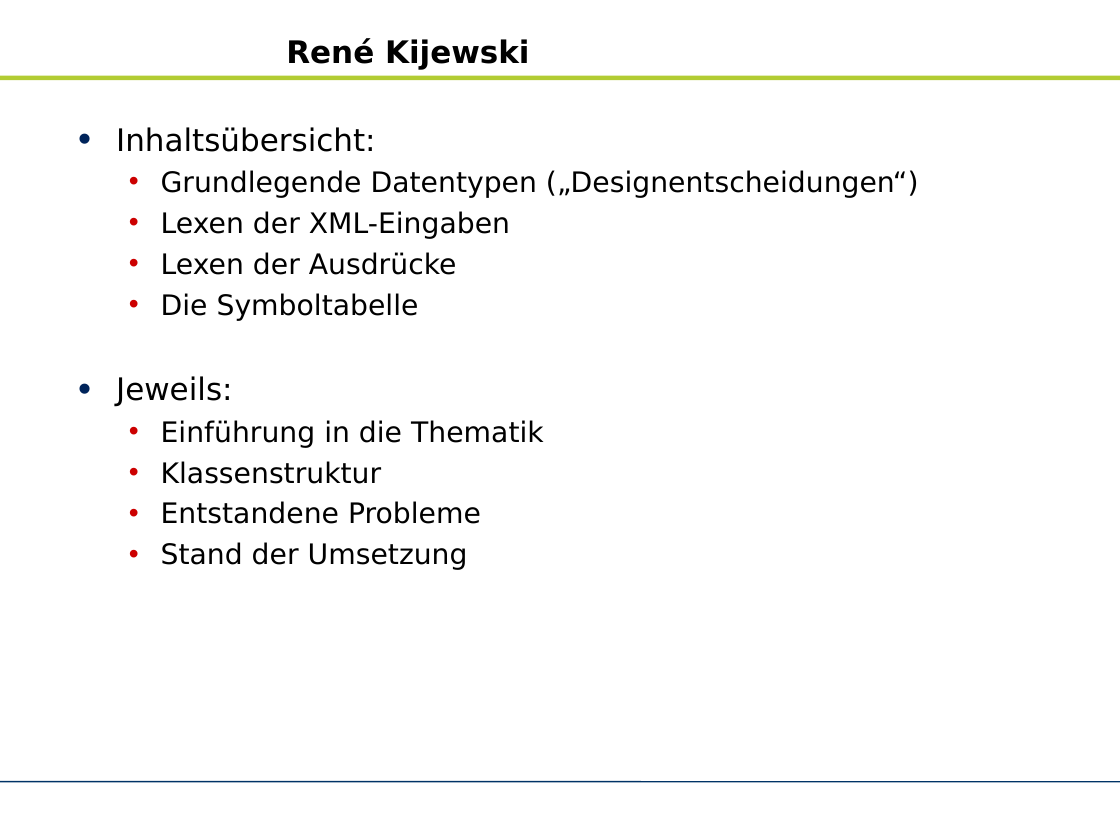
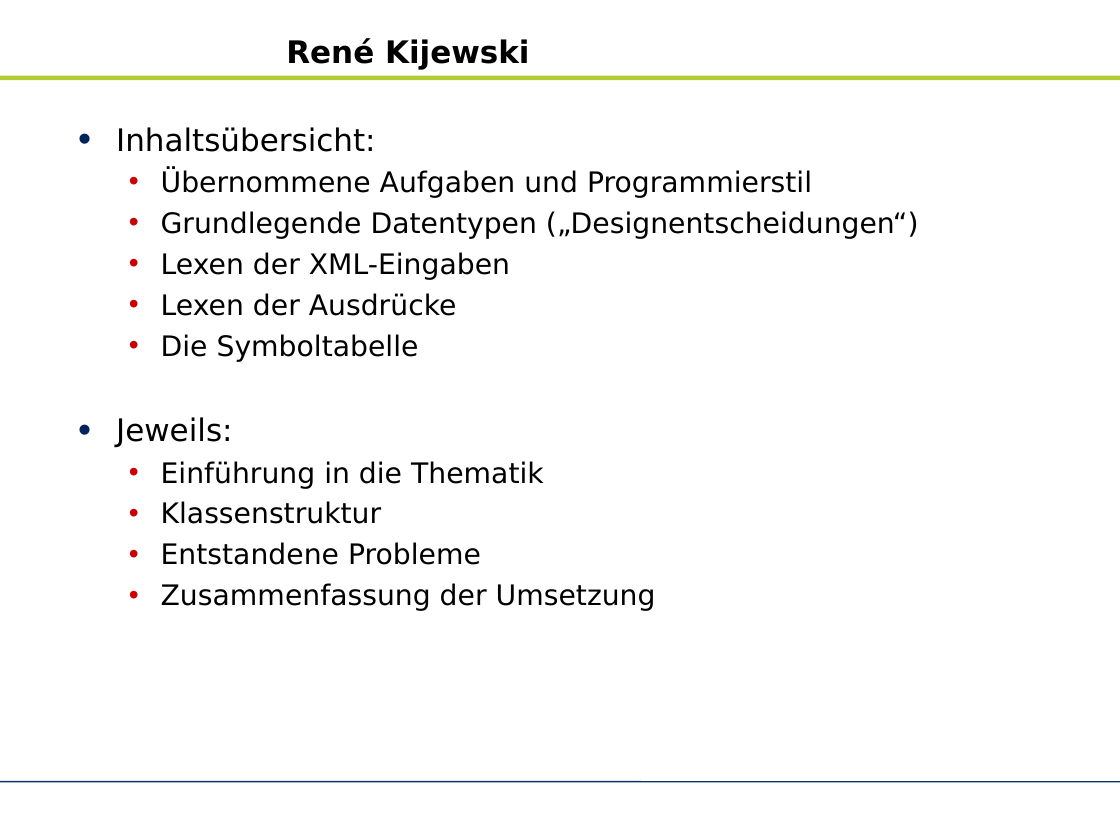
Before and after one commit to zhongxinhua/sose10-swp-uebersetzerbau, a slide deck: slide 2 of trunk/dokumentation/rk-kundenpraesentation.odp (slide 3 before the commit). Drawn at 1120x840 pixels with LibreOffice and Linux fonts; fonts in the diff are those of the drawing; background and template pictures are left out. Boxes give left, top, right and bottom in pixels: in the first picture for what was removed or moved away, otherwise in the second. Text is boxed around its words. In the diff, an @@ line names an element or a change of style, - is before the commit and + after.

```diff
--- a/trunk/dokumentation/rk-kundenpraesentation.odp
+++ b/trunk/dokumentation/rk-kundenpraesentation.odp
@@ text at box(161, 170, 812, 198): paragraph added @@
+  • Übernommene Aufgaben und Programmierstil
@@ text at box(161, 583, 656, 611): text changed @@
-  • Stand der Umsetzung
+  • Zusammenfassung der Umsetzung
```
Also in this commit, not shown: 10 other slides changed, 5 slides added, 4 slides removed.
